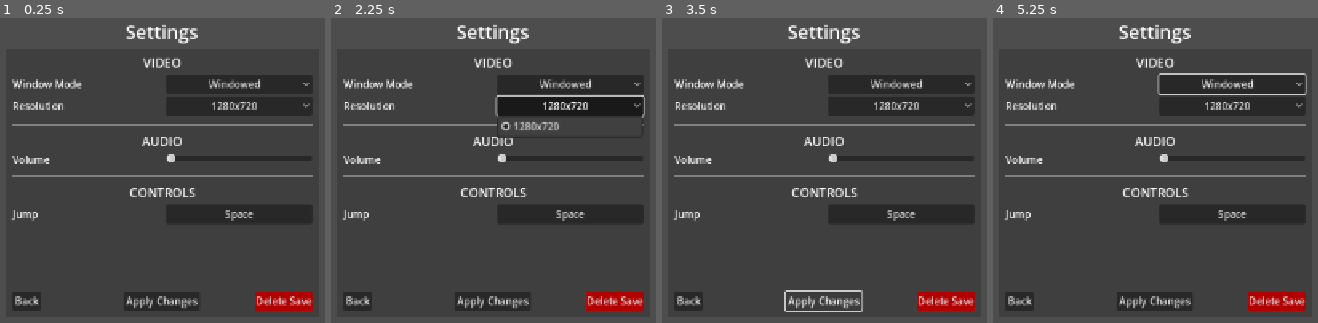
Above: before the commit, frames 1-4 (left to right).
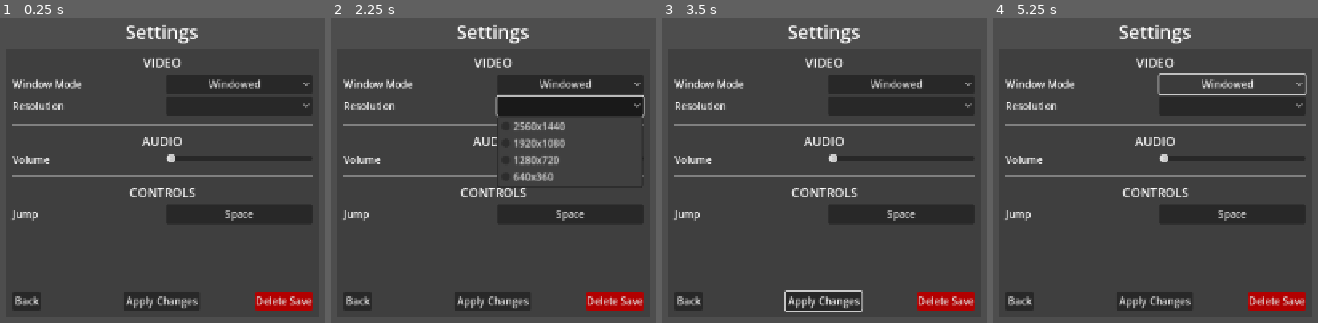
Above: after the commit, the same moments.

Repository: PerroBetto/FlappyLearn-Flappy-bird-clone-to-learn-GODOT-
Game: Godot game, scene res://Scenes/UI/settings.tscn
Two runs of this game, one before a commit and one after it. Both use one fixed random seed, a clock stepped at 60 frames per second and the inputs below. This scene is started directly instead of the project's main scene.
Inputs (mouse positions are in pixels of both pictures, inside the frame that each line leads up to):
- Up to frame 1 (0.25 s): no input
- Up to frame 2 (2.25 s): click "Windowed" at 0.5 s; click "1280x720" (after the commit: "Windowed") at 1.25 s; click (571, 106) at 2.02 s
- Up to frame 3 (3.5 s): click "Apply Changes" at 2.75 s
- Up to frame 4 (5.25 s): click "Space" at 3.5 s; click "Windowed" at 4.25 s; click "1280x720" (after the commit: "Windowed") at 5 s

The runs differ from the first frame. In frame 1, 0.2% of the frame differs, in the area x 65-80%, y 27-31%; in frame 2, 1.8%, in the area x 51-97%, y 27-54%; in frame 3, 0.2%; in frame 4, 0.2%.
Error before the commit: Invalid access to property or key 'Window_Mode' on a base object of type 'Dictionary'. (res://Scripts/UI/settings.gd:16)
Error after the commit: Invalid access to property or key 'Window_Mode' on a base object of type 'Dictionary'. (res://Scripts/UI/settings.gd:31)

Commit message:
Added basic functionality to resolution option button.

Diff:
--- a/Scenes/UI/settings.tscn
+++ b/Scenes/UI/settings.tscn
@@ -97,14 +97,19 @@
 layout_mode = 2
 size_flags_horizontal = 4
 
-[node name="OptionButton" type="OptionButton" parent="VBoxContainer/PanelContainer/MarginContainer/VBoxContainer/WinResolution"]
+[node name="resolutionButton" type="OptionButton" parent="VBoxContainer/PanelContainer/MarginContainer/VBoxContainer/WinResolution"]
 layout_mode = 2
 size_flags_horizontal = 3
 alignment = 1
-selected = 0
-item_count = 1
-popup/item_0/text = "1280x720"
+item_count = 4
+popup/item_0/text = "2560x1440"
 popup/item_0/id = 0
+popup/item_1/text = "1920x1080"
+popup/item_1/id = 1
+popup/item_2/text = "1280x720"
+popup/item_2/id = 2
+popup/item_3/text = "640x360"
+popup/item_3/id = 3
 
 [node name="HS2" type="HSeparator" parent="VBoxContainer/PanelContainer/MarginContainer/VBoxContainer"]
 layout_mode = 2
@@ -186,6 +191,7 @@
 text = "Delete Save"
 
 [connection signal="item_selected" from="VBoxContainer/PanelContainer/MarginContainer/VBoxContainer/WinMode/OptionButton" to="." method="_on_option_button_item_selected"]
+[connection signal="item_selected" from="VBoxContainer/PanelContainer/MarginContainer/VBoxContainer/WinResolution/resolutionButton" to="." method="_on_resolution_button_item_selected"]
 [connection signal="pressed" from="VBoxContainer/PanelContainer/MarginContainer/VBoxContainer/HBoxContainer/Back" to="." method="_on_back_pressed"]
 [connection signal="pressed" from="VBoxContainer/PanelContainer/MarginContainer/VBoxContainer/HBoxContainer/Apply" to="." method="_on_apply_pressed"]
 [connection signal="pressed" from="VBoxContainer/PanelContainer/MarginContainer/VBoxContainer/HBoxContainer/ResetSave" to="." method="_on_reset_save_pressed"]
--- a/Scripts/UI/settings.gd
+++ b/Scripts/UI/settings.gd
@@ -2,12 +2,27 @@
 signal back
 
 @onready var _win_mode : OptionButton = $VBoxContainer/PanelContainer/MarginContainer/VBoxContainer/WinMode/OptionButton
+@onready var _resolution : OptionButton = $VBoxContainer/PanelContainer/MarginContainer/VBoxContainer/WinResolution/resolutionButton
 
 var PATH : String = "user://flappy.settings"
 
 var WinMode : Window.Mode;
 var Resolution : Vector2i;
 var Volume : float;
+
+var resolutions_values = {
+	"2560x1440" : Vector2i(2560, 1440),
+	"1920x1080" : Vector2i(1920, 1080),
+	"1280x720" : Vector2(1280, 720),
+	"640x360" : Vector2i(640, 360)
+}
+
+var resolutions_index = {
+	"2560x1440" : 0,
+	"1920x1080" : 1,
+	"1280x720" : 2,
+	"640x360" : 3
+}
 
 func _ready():
 	set_settings(Globals.get_settings())
@@ -23,6 +38,10 @@
 		_:
 			_win_mode.select(0)
 
+	Resolution = Vector2i(values["Resolution_x"], values["Resolution_y"])
+	var res_key : String = str(Resolution.x) + "x" + str(Resolution.y)
+	_resolution.select(resolutions_index[res_key])
+
 
 
 func _on_back_pressed():
@@ -32,7 +51,8 @@
 func _on_apply_pressed():
 	var new_settings = {
 	"Window_Mode" : WinMode,
-	"Resolution" : "1280x720",
+	"Resolution_x" : Resolution.x,
+	"Resolution_y" : Resolution.y,
 	"Volume" : 1.0
 	}
 	Globals.save_settings(new_settings)
@@ -53,3 +73,8 @@
 			return
 		_:
 			WinMode = Window.MODE_WINDOWED
+
+
+func _on_resolution_button_item_selected(index:int) -> void:
+	Resolution = resolutions_values[resolutions_index.find_key(index)]
+	print(Resolution)
--- a/Scripts/globals.gd
+++ b/Scripts/globals.gd
@@ -13,7 +13,8 @@
 # var Volume : float;
 var base_settings = {
 	"Window_Mode" : Window.Mode.MODE_WINDOWED,
-	"Resolution" : "1280x720",
+	"Resolution_x" : 1920,
+	"Resolution_y" : 1080,
 	"Volume" : 1.0
 
 }
@@ -98,3 +99,4 @@
 	#Volume: float
 
 	get_tree().get_root().get_window().mode = file_data["Window_Mode"]
+	DisplayServer.window_set_size(Vector2i(file_data["Resolution_x"], file_data["Resolution_y"]))
